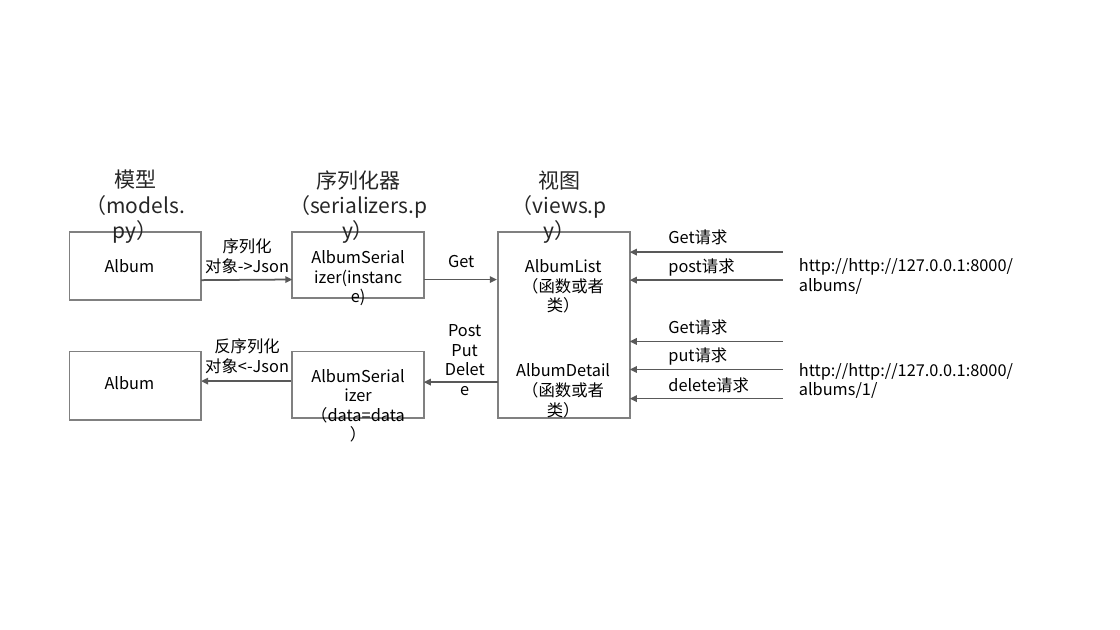
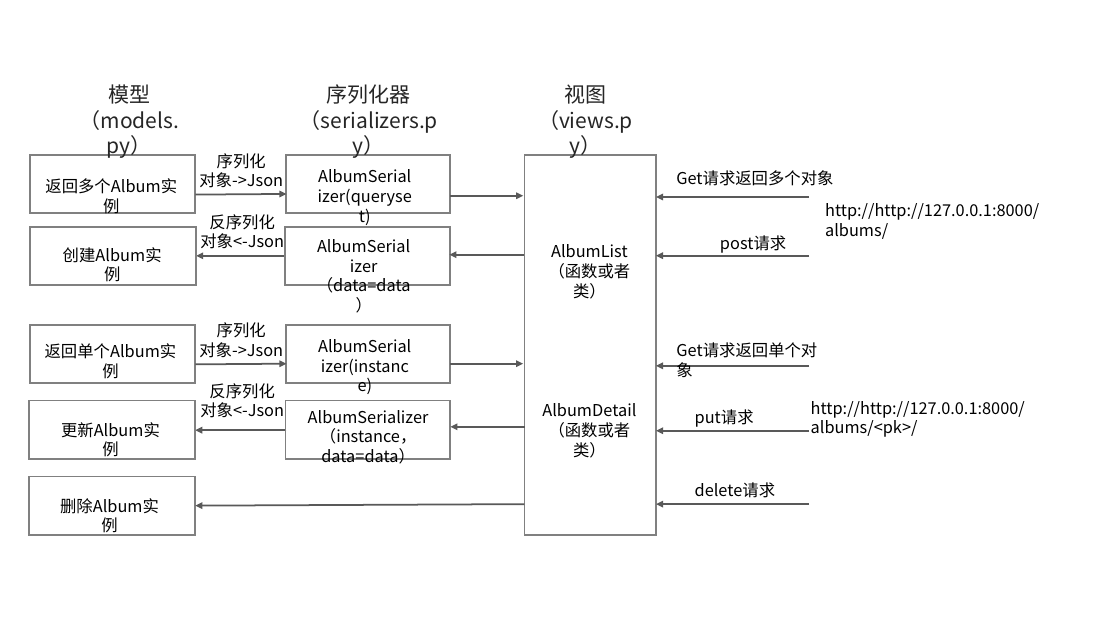
Before and after one commit to telecomshy/Python-Private-Manual, a slide deck: slide 1 of Django私房手册/django_rest_framework.pptx. Drawn at 1120x630 pixels with LibreOffice and Linux fonts; fonts in the diff are those of the drawing. Boxes give left, top, right and bottom in pixels: in the first picture for what was removed or moved away, otherwise in the second. Text is boxed around its words. In the diff, an @@ line names an element or a change of style, - is before the commit and + after.

Commit message:
2023年的第一次更新

```diff
--- a/Django私房手册/django_rest_framework.pptx
+++ b/Django私房手册/django_rest_framework.pptx
@@ text "序列化器": place and size @@
-text "序列化器" at (289, 170, 427, 218)
+text "序列化器" at (300, 84, 438, 133)
@@ text "视图": place and size @@
-text "视图" at (512, 170, 607, 218)
+text "视图" at (538, 84, 633, 133)
@@ rectangle: place and size @@
-rectangle at (70, 232, 202, 300)
+rectangle at (30, 155, 196, 213)
@@ text at (45, 178, 177, 194): text changed @@
-Album
+返回多个Album实例
@@ rectangle: place and size @@
-rectangle at (292, 232, 424, 298)
+rectangle at (287, 155, 450, 213)
@@ rectangle: place and size @@
-rectangle at (498, 232, 630, 418)
+rectangle at (524, 155, 656, 535)
@@ text at (676, 170, 833, 186): text changed @@
-Get请求
+Get请求返回多个对象
@@ text "反序列化": place and size @@
-text "反序列化" at (205, 338, 289, 374)
+text "反序列化" at (200, 214, 284, 253)
@@ 2 texts, 1 arrow: place and size @@
-2 texts, 1 arrow at (85, 169, 292, 281)
+2 texts, 1 arrow at (80, 84, 287, 195)
@@ arrow moved from (424, 280) - (497, 280) to (450, 196) - (523, 196) @@
@@ arrow moved from (783, 252) - (630, 252) to (809, 197) - (656, 197) @@
@@ text "http://http://127.0.0.1:8000/albums/": place and size @@
-text "http://http://127.0.0.1:8000/albums/" at (799, 258, 1013, 294)
+text "http://http://127.0.0.1:8000/albums/" at (825, 203, 1039, 239)
@@ rectangle: place and size @@
-rectangle at (70, 352, 202, 420)
+rectangle at (30, 227, 197, 285)
@@ rectangle: place and size @@
-rectangle at (292, 352, 424, 418)
+rectangle at (285, 227, 450, 285)
@@ text "AlbumSerializer（data=data）": place and size @@
-text "AlbumSerializer（data=data）" at (311, 407, 405, 423)
+text "AlbumSerializer（data=data）" at (317, 277, 411, 293)
@@ text "AlbumList": place and size @@
-text "AlbumList" at (522, 259, 604, 313)
+text "AlbumList" at (549, 244, 631, 299)
@@ text "post请求": place and size @@
-text "post请求" at (668, 258, 734, 276)
+text "post请求" at (720, 235, 786, 253)
@@ arrow moved from (292, 381) - (202, 381) to (285, 256) - (197, 256) @@
@@ text removed at (448, 255, 474, 268) @@
-Get
@@ arrow moved from (498, 382) - (424, 382) to (524, 255) - (450, 255) @@
@@ arrow moved from (783, 281) - (630, 281) to (809, 255) - (656, 255) @@
@@ text removed at (448, 324, 481, 356) @@
-Post
-Put
-Delete
@@ text at (668, 319, 727, 335): text changed @@
-Get请求
+Get请求返回单个对象
@@ text removed at (105, 376, 155, 390) @@
-Album
@@ group added at (29, 247, 525, 534): 8 texts, 5 arrows, 5 rectangles @@
+创建Album实例
+AlbumSerializer（instance，data=data）
+更新Album实例
+删除Album实例
+AlbumSerializer(instance)
+返回单个Album实例
+序列化
+对象->Json
+反序列化
+对象<-Json
@@ arrow moved from (783, 341) - (630, 341) to (809, 366) - (656, 366) @@
@@ text at (308, 410, 429, 424): text changed @@
-AlbumSerializer(instance)
+AlbumSerializer(queryset)
@@ text "AlbumDetail": place and size @@
-text "AlbumDetail" at (516, 363, 610, 419)
+text "AlbumDetail" at (542, 403, 636, 458)
@@ text "put请求": place and size @@
-text "put请求" at (668, 347, 727, 365)
+text "put请求" at (695, 409, 754, 427)
@@ text at (811, 401, 1025, 437): text changed @@
-http://http://127.0.0.1:8000/albums/1/
+http://http://127.0.0.1:8000/albums/<pk>/
@@ arrow moved from (783, 370) - (630, 370) to (809, 431) - (656, 431) @@
@@ text "delete请求": place and size @@
-text "delete请求" at (668, 377, 748, 393)
+text "delete请求" at (695, 482, 775, 498)
@@ arrow moved from (783, 399) - (630, 399) to (809, 504) - (656, 504) @@
```
Also in this commit, not shown: 42 other files.
